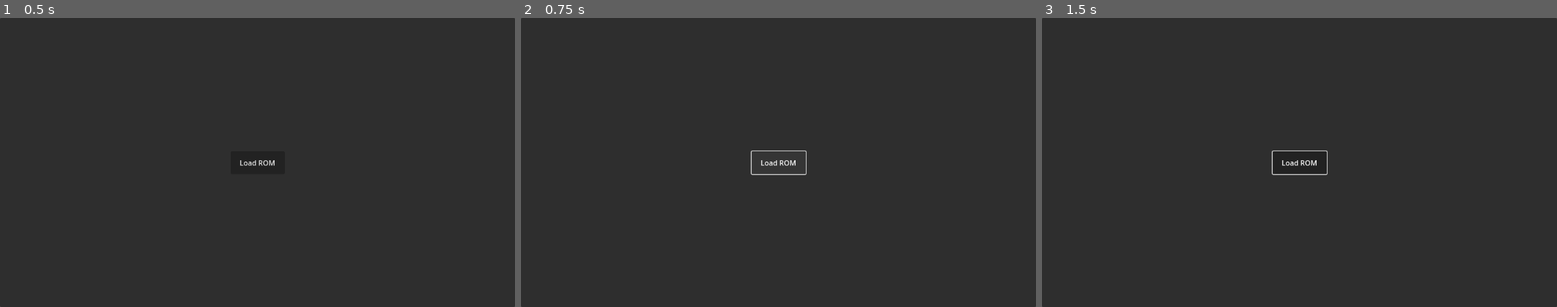
Above: before the commit, frames 1-3 (left to right).
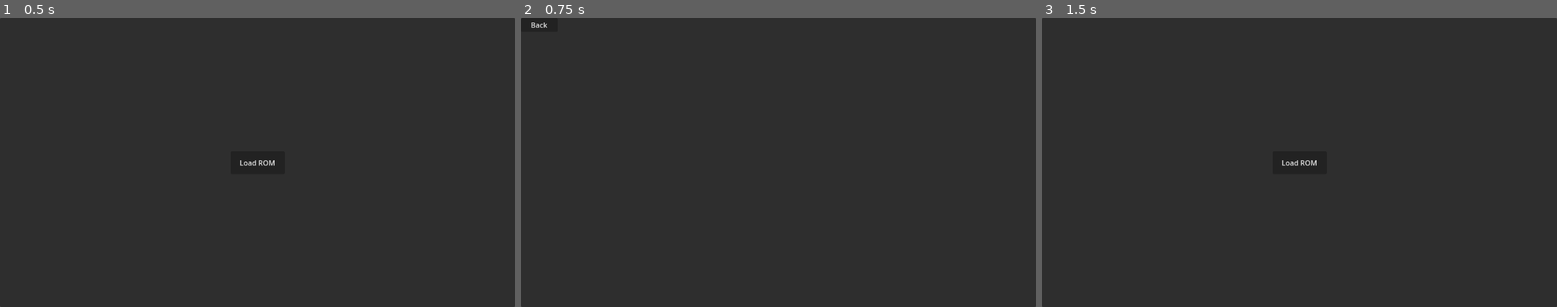
Above: after the commit, the same moments.

Repository: CLOEI/CHIP-8-Emulator
Game: Godot game, scene res://scenes/initial.tscn
Same seed, same stepped clock (60 frames per second), same inputs: the game is played once before the commit and once after it.
Inputs (mouse positions are in pixels of both pictures, inside the frame that each line leads up to):
- Up to frame 1 (0.5 s): no input
- Up to frame 2 (0.75 s): click "Load ROM" at 0.5 s
- Up to frame 3 (1.5 s): click (1062, 23) at 1.25 s, where only the run after the commit has a clickable "Back"

Frame 1 is identical in both runs. In frame 2, 0.2% of the frame differs, in the area x 2-56%, y 1-55%; in frame 3, 0.1%.

Commit message:
feat: scene change

Diff:
--- a/project.godot
+++ b/project.godot
@@ -24,3 +24,4 @@
 
 renderer/rendering_method="gl_compatibility"
 renderer/rendering_method.mobile="gl_compatibility"
+textures/vram_compression/import_etc2_astc=true
--- /dev/null
+++ b/scenes/game.tscn
@@ -0,0 +1,30 @@
+[gd_scene load_steps=2 format=3 uid="uid://cnrrl05cghghw"]
+
+[ext_resource type="Script" path="res://scripts/back_button.gd" id="1_2puja"]
+
+[node name="Control" type="Control"]
+layout_mode = 3
+anchors_preset = 15
+anchor_right = 1.0
+anchor_bottom = 1.0
+grow_horizontal = 2
+grow_vertical = 2
+
+[node name="Node2D" type="Node2D" parent="."]
+
+[node name="Panel" type="Panel" parent="."]
+layout_mode = 1
+anchors_preset = 15
+anchor_right = 1.0
+anchor_bottom = 1.0
+grow_horizontal = 2
+grow_vertical = 2
+
+[node name="back_button" type="Button" parent="Panel"]
+layout_mode = 1
+offset_right = 82.0
+offset_bottom = 31.0
+text = "Back"
+script = ExtResource("1_2puja")
+
+[connection signal="pressed" from="Panel/back_button" to="Panel/back_button" method="_on_pressed"]
--- /dev/null
+++ b/scripts/back_button.gd
@@ -0,0 +1,4 @@
+extends Button
+
+func _on_pressed() -> void:
+	get_tree().change_scene_to_file("res://scenes/initial.tscn")
--- a/scripts/file_dialog.gd
+++ b/scripts/file_dialog.gd
@@ -4,7 +4,8 @@
 
 func _on_button_pressed() -> void:
 	self.visible = true
+	get_tree().change_scene_to_file("res://scenes/game.tscn")
 
 
 func _on_file_selected(path: String) -> void:
-	file_path = path
+	GlobalFileDialog.file_path = path
